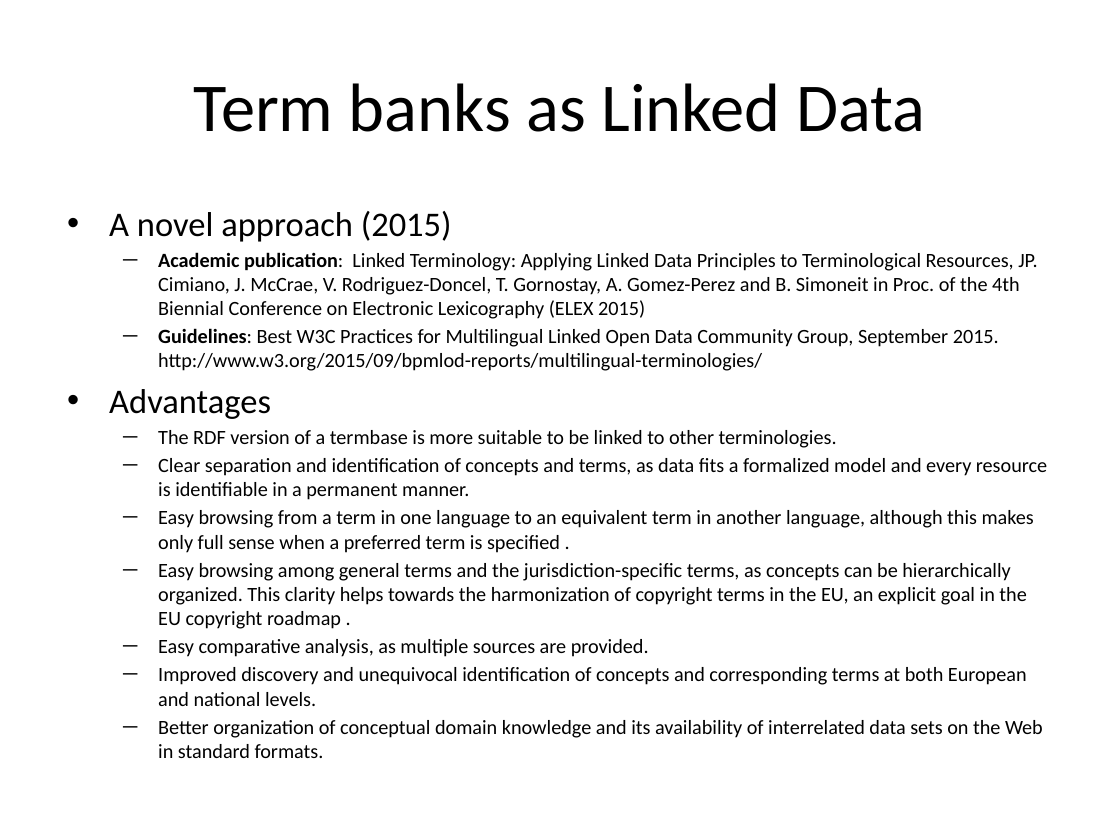
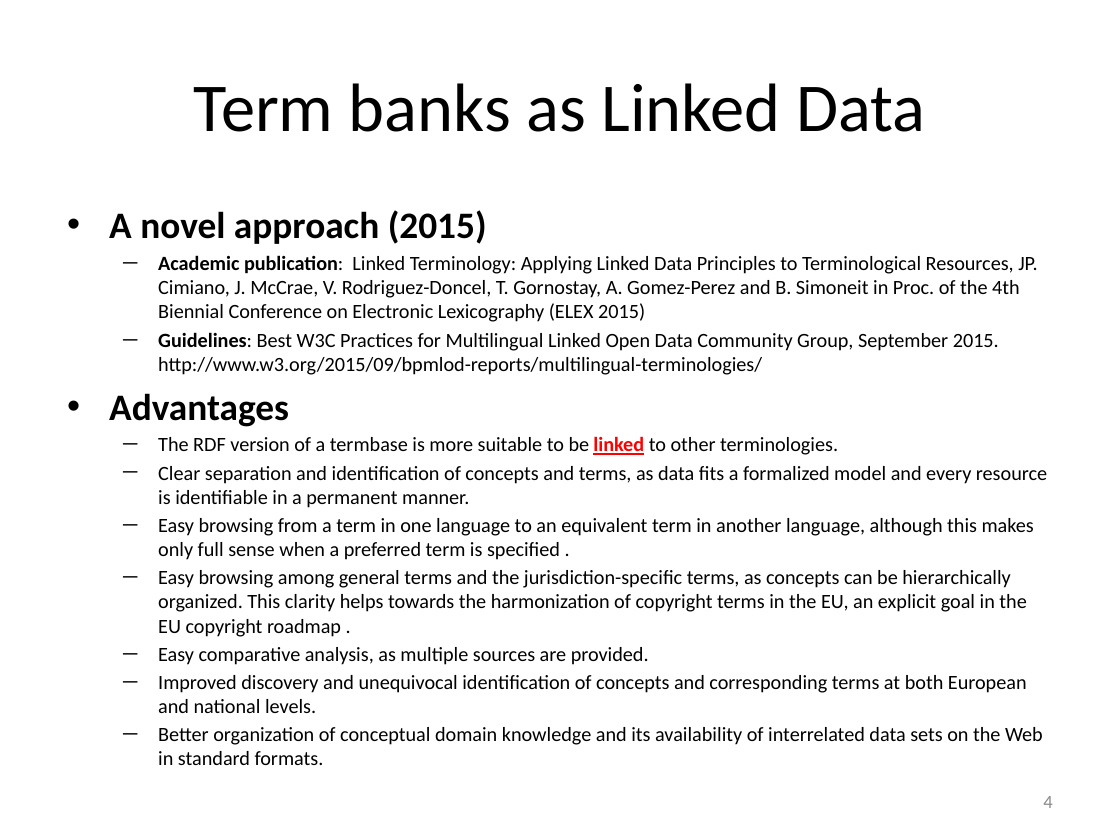
Before and after one commit to liderproject/tbx2rdfservice, a slide deck: slide 4 of slides.pptx. Drawn at 1120x840 pixels with LibreOffice and Linux fonts; fonts in the diff are those of the drawing. Boxes give left, top, right and bottom in pixels: in the first picture for what was removed or moved away, otherwise in the second. Text is boxed around its words. In the diff, an @@ line names an element or a change of style, - is before the commit and + after.

```diff
--- a/slides.pptx
+++ b/slides.pptx
@@ text at (109,210,838,455): size 22.2 to 24.1 pt in "A novel approach (2015)", "Advantages"; bold on in "A novel approach (2015)", "Advantages", "linked"; text colour #000000 to #FF0000, underline on in "linked" @@
@@ page number added at (1043,796,1052,808), 12 pt, text #8C8C8C @@
+4
```
Also in this commit, not shown: 5 other slides changed, 24 slides added, 2 slides removed, 3 other files.
